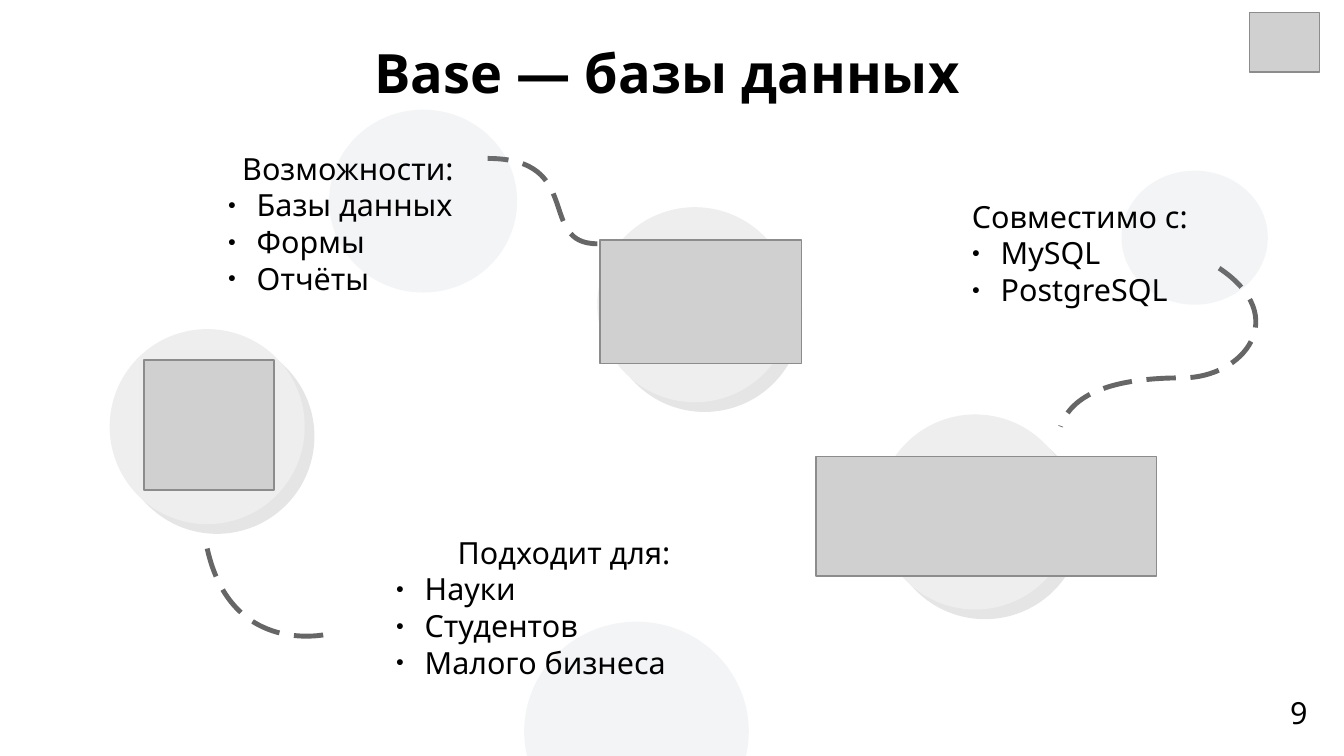
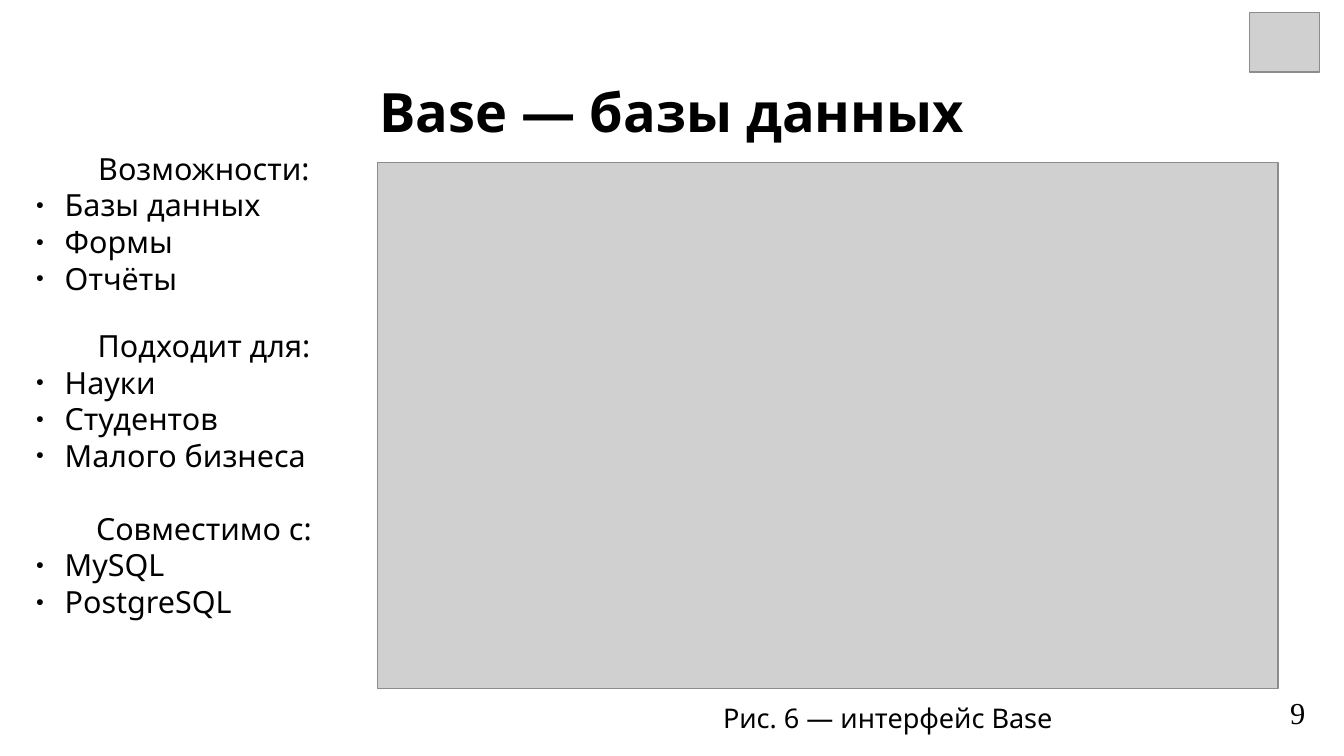
Before and after one commit to Soft-Darkness/df-presentations-2025, a slide deck: slide 9 of 4731204-50002/eremeeva-anna-aleksandrovna/LibreOffice_review.odp. Drawn at 1344x756 pixels with LibreOffice and Linux fonts; fonts in the diff are those of the drawing; grey boxes stand for pictures. Boxes give left, top, right and bottom in pixels: in the first picture for what was removed or moved away, otherwise in the second. Text is boxed around its words. In the diff, an @@ line names an element or a change of style, - is before the commit and + after.

```diff
--- a/4731204-50002/eremeeva-anna-aleksandrovna/LibreOffice_review.odp
+++ b/4731204-50002/eremeeva-anna-aleksandrovna/LibreOffice_review.odp
@@ text "Base — базы данных": place and size @@
-text "Base — базы данных" at [374, 51, 960, 104]
+text "Base — базы данных" at [379, 90, 964, 143]
@@ text "Base — базы данных" at [379, 90, 964, 143]: vertical alignment middle to top @@
@@ ellipse removed at [329, 110, 517, 293] @@
@@ text "Возможности:" rewrapped from [242, 158, 453, 291] to [65, 158, 309, 291] @@
@@ picture: place and size @@
-picture at [816, 457, 1157, 577]
+picture at [378, 162, 1279, 688]
@@ freeform shape removed at [488, 159, 598, 244] @@
@@ ellipse removed at [1122, 171, 1268, 305] @@
@@ ellipse removed at [598, 207, 793, 402] @@
@@ picture removed at [600, 240, 801, 365] @@
@@ freeform shape removed at [1061, 268, 1256, 427] @@
@@ text "Подходит для:": place and size @@
-text "Подходит для:" at [425, 542, 671, 675]
+text "Подходит для:" at [65, 335, 311, 468]
@@ ellipse removed at [110, 329, 305, 524] @@
@@ picture removed at [144, 360, 274, 490] @@
@@ ellipse removed at [878, 415, 1073, 610] @@
@@ text "Совместимо с:" rewrapped from [972, 206, 1188, 309] to [65, 518, 312, 621] @@
@@ freeform shape removed at [207, 549, 329, 637] @@
@@ ellipse removed at [524, 622, 749, 756] @@
@@ page number at [1290, 704, 1305, 725]: font Noto Sans to Times New Roman @@
@@ text added at [723, 707, 1053, 735], 16 pt, text #000000 @@
+Рис. 6 ― интерфейс Base
```
Also in this commit, not shown: 11 other slides changed, 1 other file.
